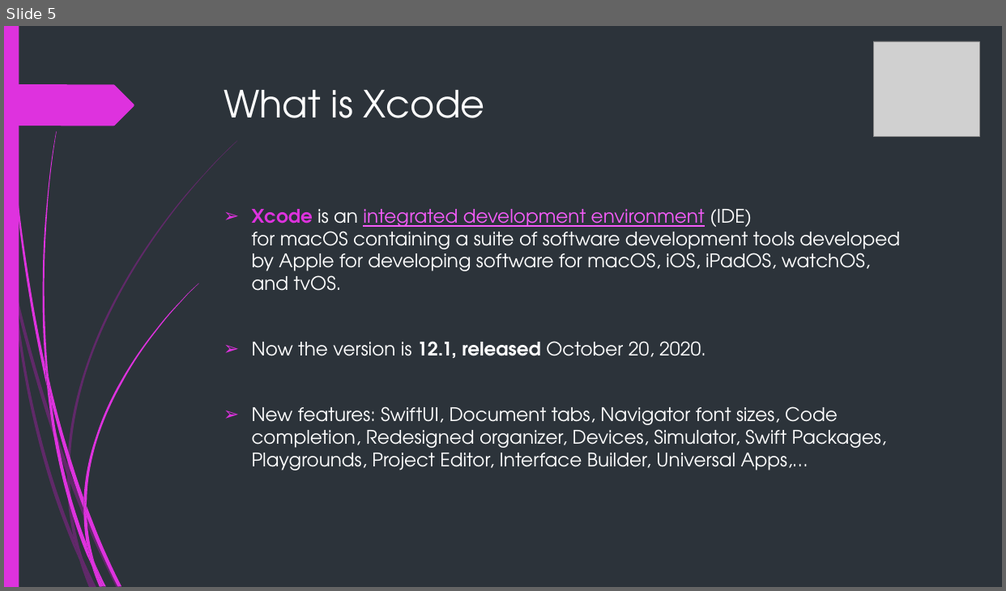
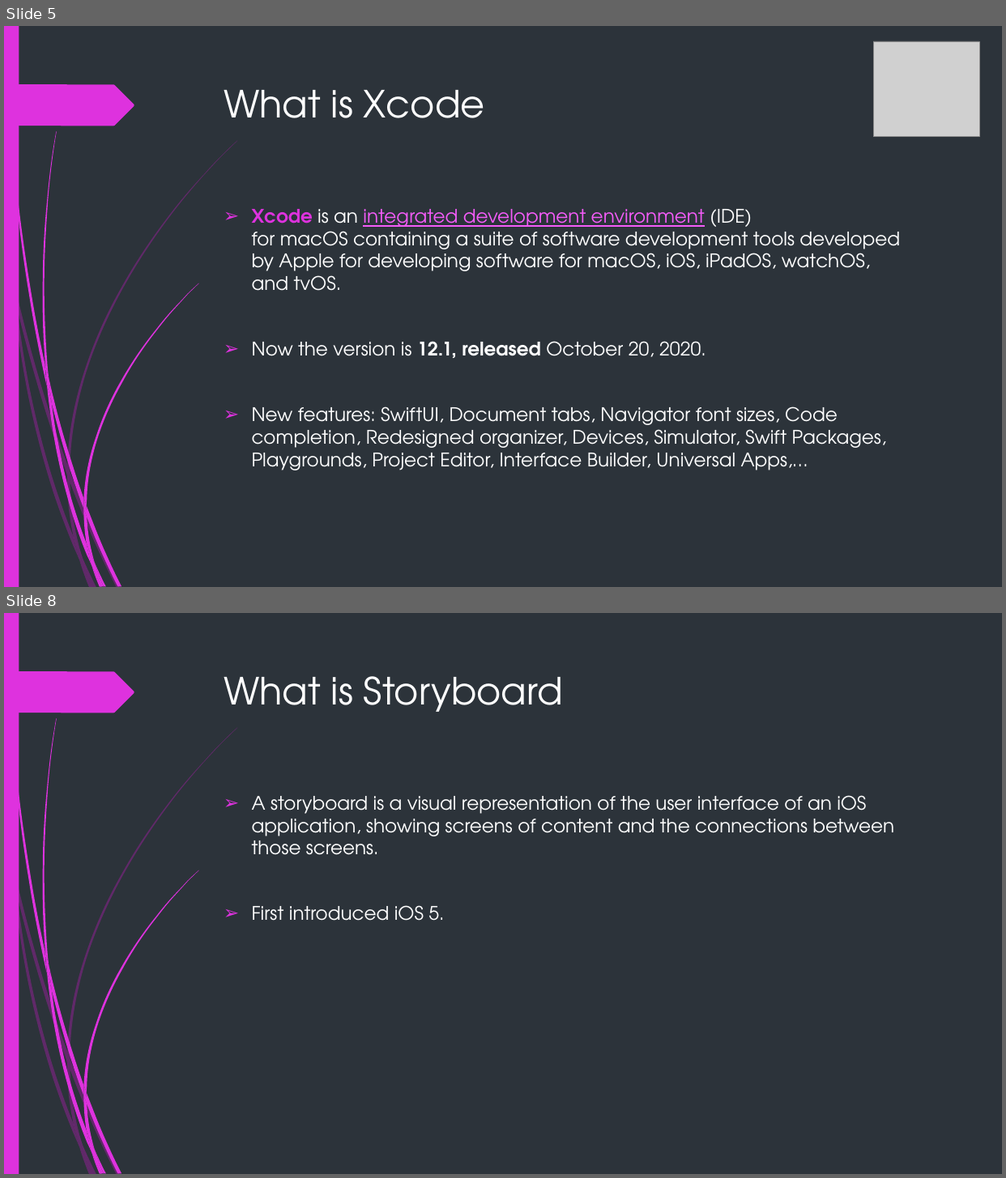
Before and after one commit to duy1998/ios-seminar, a slide deck: ios.pptx. Shown one above the other, each under a label of ours: slide 5 before the commit, slides 5 and 8 after it; the slides between them are not shown. The pictures are 1006x591 and 1006x1178 pixels, drawn with LibreOffice and Linux fonts; fonts in the diff are those of the drawing; grey boxes stand for pictures. Boxes give left, top, right and bottom in pixels: in the first picture for what was removed or moved away, otherwise in the second. Text is boxed around its words. In the diff, an @@ line names an element or a change of style, - is before the commit and + after.

```diff
--- a/ios.pptx
+++ b/ios.pptx
@@ slide 8 added at <box>4,613,1002,1174</box>, background #2C333A; not listed: 24 template elements that a slide beside it also shows @@
@@ title added at <box>224,676,563,712</box>, 36 pt, text #FFFFFF @@
+What is Storyboard
@@ text added at <box>252,795,894,921</box>, 18 pt, text #FFFFFF @@
+➢ A storyboard is a visual representation of the user interface of an iOS application, showing screens of content and the connections between those screens.
+➢ First introduced iOS 5.
```
Also in this commit, not shown: 2 slides changed, 2 other slides added.
